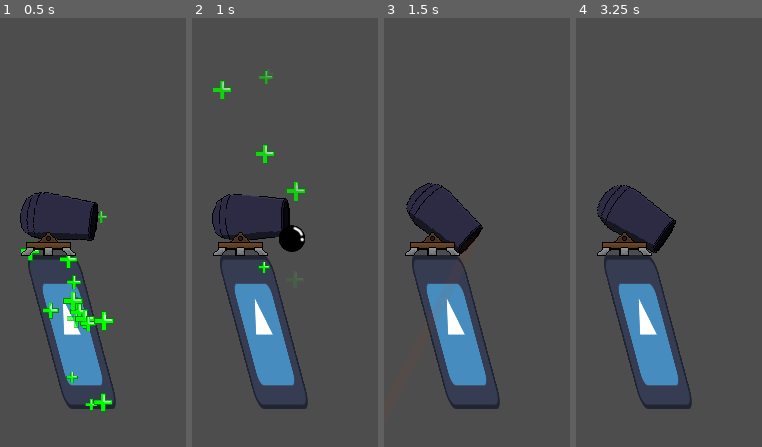
Above: before the commit, frames 1-4 (left to right).
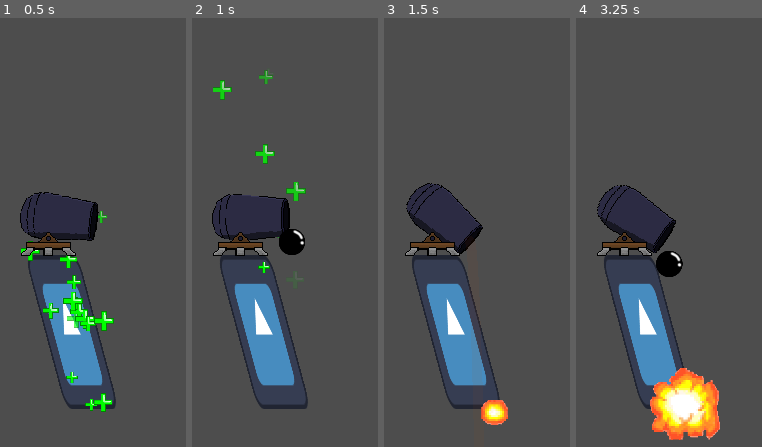
Above: after the commit, the same moments.

Repository: GabrFelps/Protect-LABIRAS
Game: Godot game, scene res://scenes/world.tscn
The game is run twice, just before and just after one commit, with the same random seed, the same clock (stepped at 60 frames per second) and the same inputs. The project has no main scene, so this scene is started directly. The engine's default icon, where the game draws it, is replaced by a stand-in: a white triangle on a blue panel in a dark square.
Inputs (mouse positions are in pixels of both pictures, inside the frame that each line leads up to):
- Up to frame 1 (0.5 s): no input
- Up to frame 2 (1 s): move the mouse to (outside the picture) at 0.52 s; click (outside the picture) at 0.67 s
- Up to frame 3 (1.5 s): move the mouse to (469, 266) at 1.27 s; click (469, 266) at 1.42 s
- Up to frame 4 (3.25 s): move the mouse to (outside the picture) at 2.02 s; click (outside the picture) at 2.17 s; move the mouse to (outside the picture) at 2.77 s; click (outside the picture) at 2.92 s

Frame 1 is identical in both runs. In frame 2, 0.3% of the frame differs, in the area x 46-61%, y 48-56%; in frame 3, 0.7%; in frame 4, 5.5%, in the area x 39-78%, y 54-99%.

Commit message:
feat: adicionada uma explosão quando a bola de canhão bate em algo

Diff:
--- a/game/project.godot
+++ b/game/project.godot
@@ -41,6 +41,7 @@
 
 2d_physics/layer_1="Floor"
 2d_physics/layer_2="Enemies"
+2d_physics/layer_3="Wall"
 
 [rendering]
 
--- a/game/scenes/cannon.tscn
+++ b/game/scenes/cannon.tscn
@@ -18,13 +18,14 @@
 texture = ExtResource("2_w7v0g")
 
 [node name="ShootingPosition" type="Marker2D" parent="CannonBarrel"]
-position = Vector2(42, -4)
-scale = Vector2(1, 2)
+position = Vector2(42, 0)
 
 [node name="Trajectory" type="Line2D" parent="CannonBarrel/ShootingPosition"]
 unique_name_in_owner = true
 width = 12.0
 gradient = SubResource("Gradient_hdi2m")
+joint_mode = 2
+begin_cap_mode = 2
 end_cap_mode = 2
 
 [node name="Base" type="Sprite2D" parent="."]
--- /dev/null
+++ b/game/scenes/explosion.tscn
@@ -0,0 +1,81 @@
+[gd_scene load_steps=12 format=3 uid="uid://8b1avjn3e6hh"]
+
+[ext_resource type="Texture2D" uid="uid://cn635rbv7qcd2" path="res://assets/explosion.png" id="1_2orvk"]
+[ext_resource type="Script" path="res://scripts/explosion.gd" id="1_8aywk"]
+
+[sub_resource type="AtlasTexture" id="AtlasTexture_clyhj"]
+atlas = ExtResource("1_2orvk")
+region = Rect2(0, 0, 184, 184)
+
+[sub_resource type="AtlasTexture" id="AtlasTexture_jutuy"]
+atlas = ExtResource("1_2orvk")
+region = Rect2(184, 0, 184, 184)
+
+[sub_resource type="AtlasTexture" id="AtlasTexture_tgka2"]
+atlas = ExtResource("1_2orvk")
+region = Rect2(368, 0, 184, 184)
+
+[sub_resource type="AtlasTexture" id="AtlasTexture_bxq3a"]
+atlas = ExtResource("1_2orvk")
+region = Rect2(552, 0, 184, 184)
+
+[sub_resource type="AtlasTexture" id="AtlasTexture_qgbo2"]
+atlas = ExtResource("1_2orvk")
+region = Rect2(736, 0, 184, 184)
+
+[sub_resource type="AtlasTexture" id="AtlasTexture_4xp8y"]
+atlas = ExtResource("1_2orvk")
+region = Rect2(0, 184, 184, 184)
+
+[sub_resource type="AtlasTexture" id="AtlasTexture_u1jre"]
+atlas = ExtResource("1_2orvk")
+region = Rect2(184, 184, 184, 184)
+
+[sub_resource type="SpriteFrames" id="SpriteFrames_giign"]
+animations = [{
+"frames": [{
+"duration": 1.0,
+"texture": SubResource("AtlasTexture_clyhj")
+}, {
+"duration": 1.0,
+"texture": SubResource("AtlasTexture_jutuy")
+}, {
+"duration": 1.0,
+"texture": SubResource("AtlasTexture_tgka2")
+}, {
+"duration": 1.0,
+"texture": SubResource("AtlasTexture_bxq3a")
+}, {
+"duration": 1.0,
+"texture": SubResource("AtlasTexture_qgbo2")
+}, {
+"duration": 1.0,
+"texture": SubResource("AtlasTexture_4xp8y")
+}, {
+"duration": 1.0,
+"texture": SubResource("AtlasTexture_u1jre")
+}],
+"loop": false,
+"name": &"default",
+"speed": 13.0
+}]
+
+[sub_resource type="CircleShape2D" id="CircleShape2D_idwi6"]
+
+[node name="ExplosionArea" type="Area2D"]
+scale = Vector2(0.5, 0.5)
+collision_layer = 0
+collision_mask = 2
+script = ExtResource("1_8aywk")
+
+[node name="Sprite" type="AnimatedSprite2D" parent="."]
+sprite_frames = SubResource("SpriteFrames_giign")
+autoplay = "default"
+frame = 6
+frame_progress = 1.0
+
+[node name="CollisionShape2D" type="CollisionShape2D" parent="."]
+scale = Vector2(7.11391, 7.11391)
+shape = SubResource("CircleShape2D_idwi6")
+
+[connection signal="area_entered" from="." to="." method="_on_area_entered"]
--- a/game/scenes/wall.tscn
+++ b/game/scenes/wall.tscn
@@ -14,6 +14,8 @@
 texture = ExtResource("2_0y60n")
 
 [node name="HurtBox" type="Area2D" parent="."]
+collision_layer = 4
+collision_mask = 0
 
 [node name="CollisionShape2D" type="CollisionShape2D" parent="HurtBox"]
 scale = Vector2(6.23566, 6.23566)
--- a/game/scripts/cannonball.gd
+++ b/game/scripts/cannonball.gd
@@ -1,5 +1,13 @@
 extends RigidBody2D
+class_name CannonBall
 
-func _on_hit_box_area_entered(area):
-	print("COLIDIU BATEU EITA PESTE");
+var explosion = preload("res://scenes/explosion.tscn");
+
+func _on_hit_box_area_entered(area) -> void:
+	explode();
+
+func explode() -> void:
+	var _boom = explosion.instantiate();
+	_boom.global_position = self.global_position;
+	get_parent().call_deferred("add_child", _boom);
 	queue_free();
--- /dev/null
+++ b/game/scripts/explosion.gd
@@ -0,0 +1,16 @@
+extends Area2D
+
+@onready var collision : CollisionShape2D = $CollisionShape2D;
+
+func _ready() -> void:
+	await $Sprite.animation_finished;
+	queue_free();
+
+func _physics_process(_delta : float) -> void:
+	if ($Sprite.frame >= 2) and collision != null:
+		collision.queue_free();
+
+
+func _on_area_entered(area):
+	var _attack = Attack.new()
+	#_attack.attack_damage = damage;
Binary file added: game/assets/explosion.png
Not shown, added: game/assets/explosion.png.import
